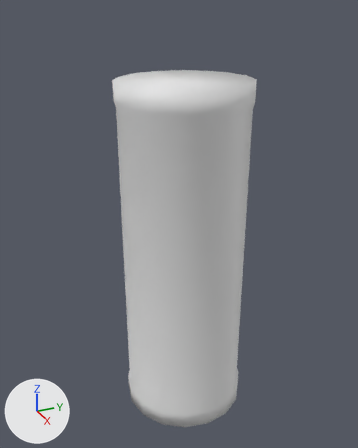
Before and after pictures for a commit that changed the FBX model Assets/Meshes/container.fbx.
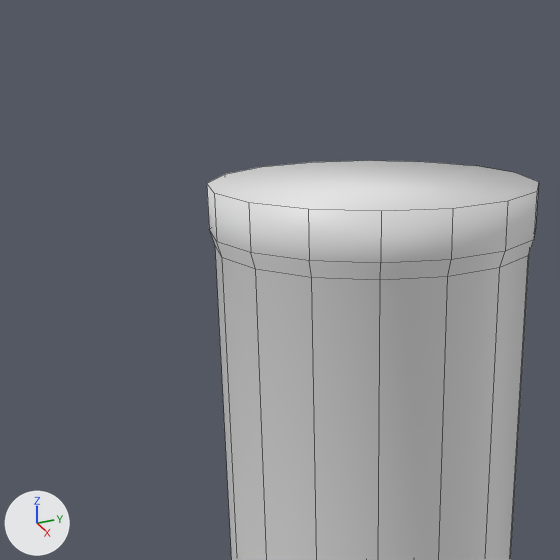
Each version is shown whole from a 50 mm lens placed at (1.273, -0.59, 0.744), pointed at (-0.013, -0.012, 0.101), then close up on the part from 6% to 74% of the width and 0% to 54% of the height. The axes (+X, +Y, +Z) are drawn at lower left. The lights are the same throughout. The older version's two pictures come first. The close-ups show mesh edges as thin lines.

Names of what the first close-up shows: 'Container'.
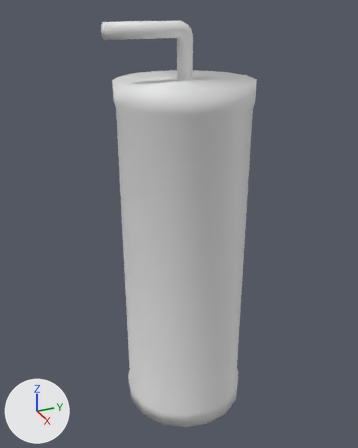
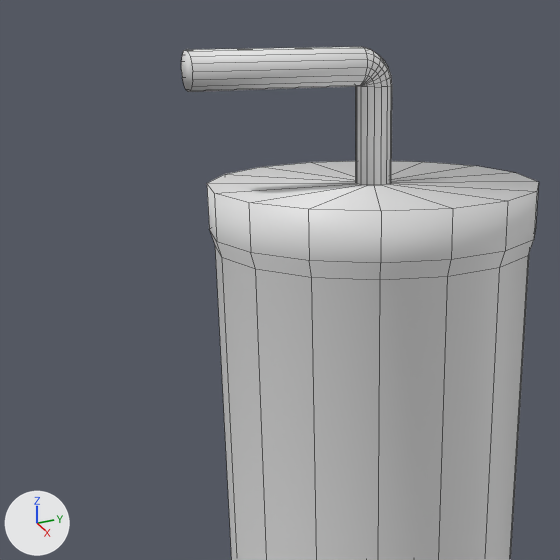
Scene script edits in JSON lines:
```json
{"block": "me_cylinder", "where": "# used by ob_container; location = (0.0, 0.0, 0.0)"}
{"op": "remove", "block": "me_cylinder", "code": "me_cylinder.from_pydata(...)  # 96 vertices, 82 faces; spans x -0.198..0.198, y -0.198..0.198, z -0.538..0.538"}
{"op": "add", "block": "me_cylinder", "code": "me_cylinder.from_pydata(...)  # 241 vertices, 226 faces; spans x -0.198..0.198, y -0.221..0.198, z -0.538..0.689"}
{"block": "me_cylinder", "change": "me_cylinder part 1"}
{"block": "me_cylinder", "change": "1 face is deleted"}
{"block": "me_cylinder", "change": "129 vertices are added at x -0.021..0.021, y -0.221..0.021, z 0.538..0.689"}
{"block": "me_cylinder", "change": "16 new vertices lie (0.0, 0.0, 0.109) away from vertices in x -0.021..0.021, y -0.021..0.021, z 0.538"}
{"block": "me_cylinder", "change": "145 new faces join them, mat_container (white #e7e7e7)"}
```

Changed parts and their boxes (x1, y1, x2, y2) in the close-ups (560 x 560 px):
```json
{"object": "Container", "change": "reshaped", "before": [207, 160, 539, 560], "after": [181, 47, 539, 560]}
{"part": 1, "of": "me_cylinder", "change": "built on", "before": [207, 160, 539, 211], "after": [181, 47, 539, 211]}
```
